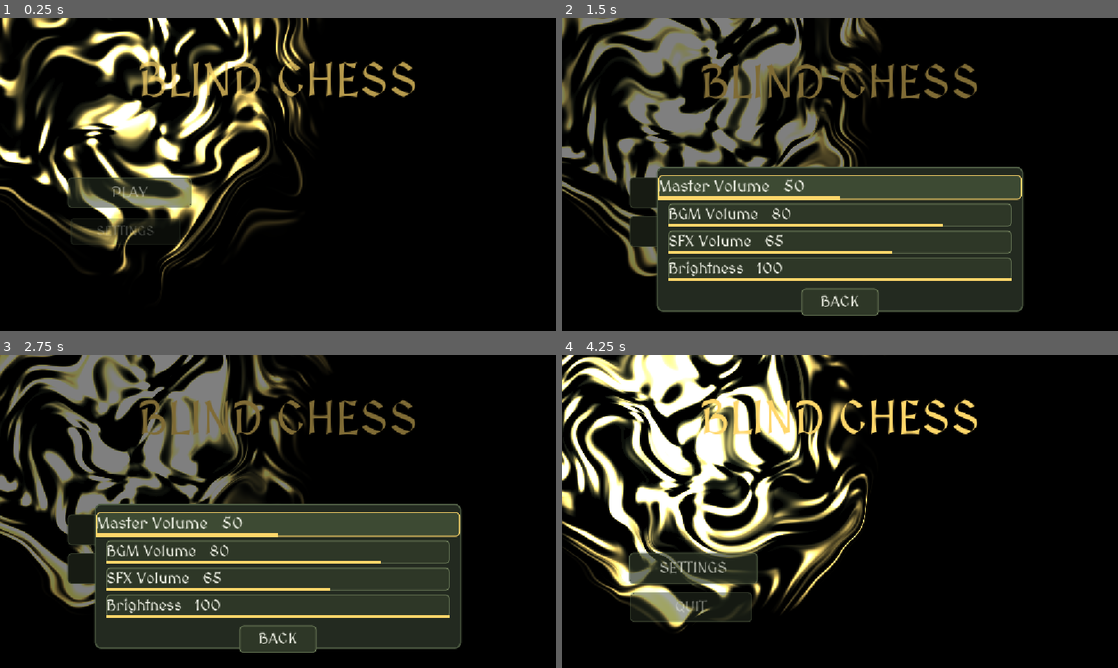
Above: before the commit, frames 1-4 (two rows, left to right).
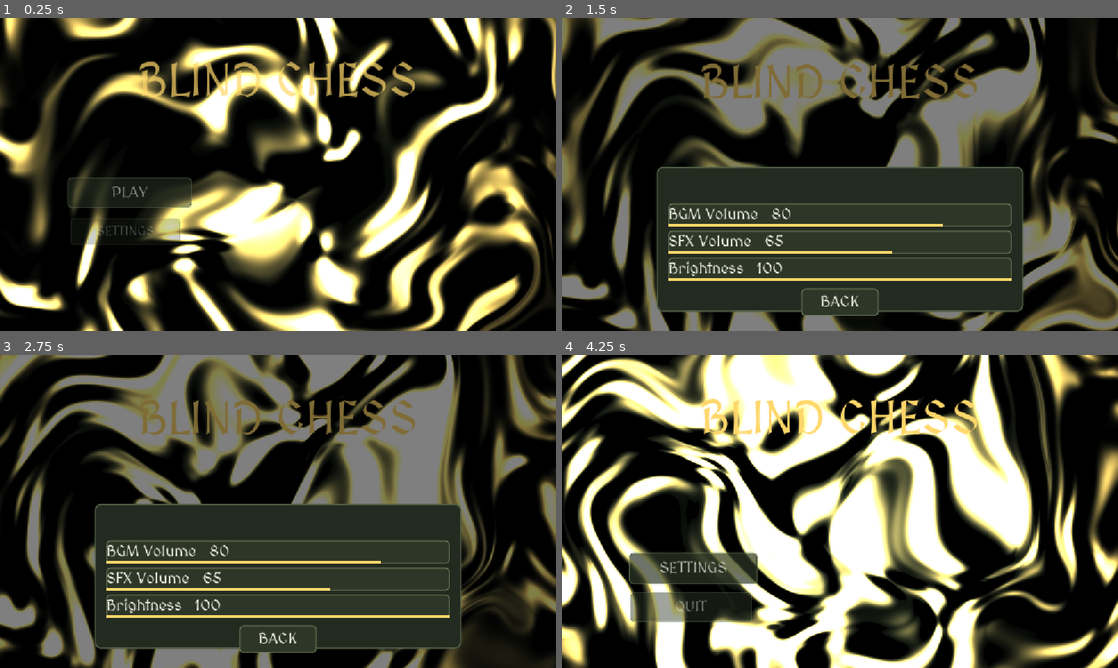
Above: after the commit, the same moments.

Repository: WMsans/blind-chess
Game: Godot game, scene res://scenes/menu.tscn
Two runs of this game, one before a commit and one after it. Both use one fixed random seed, a clock stepped at 60 frames per second and the inputs below.
Inputs (mouse positions are in pixels of both pictures, inside the frame that each line leads up to):
- Up to frame 1 (0.25 s): no input
- Up to frame 2 (1.5 s): click "SETTINGS" at 0.5 s; click (840, 187) at 1.25 s, where only the run before the commit has a clickable "Master Volume 50"
- Up to frame 3 (2.75 s): click (127, 530) at 2 s, where only the run before the commit has a clickable "PLAY"
- Up to frame 4 (4.25 s): click (689, 530) at 2.75 s, where only the run before the commit has a clickable "PLAY"; move the mouse to (962, 495) at 3.52 s; hold Right (ui_right) from 3.53 s (still down); click (962, 495) at 3.67 s

The runs differ from the first frame. In frame 1, 49% of the frame differs, in the area x 0-100%, y 0-100%; in frame 2, 43%; in frame 3, 44%; in frame 4, 63%.

Commit message:
fix: settings input, focus handoff, and background centering

Diff:
--- a/assets/shaders/menu_background.gdshader
+++ b/assets/shaders/menu_background.gdshader
@@ -46,7 +46,7 @@
 	float MicroChaos = 3.5;
 	float NoiseOverlay = 4.0;
 
-	vec2 RENDERSIZE = 1.0 / (SCREEN_PIXEL_SIZE * 2.0);
+	vec2 RENDERSIZE = 1.0 / SCREEN_PIXEL_SIZE;
 	vec2 uv = (FRAGCOORD.xy - 0.5 * RENDERSIZE.xy) / RENDERSIZE.y;
 	float t = TIME * 0.42 * FlowSpeed * (speed / 0.35);
 
--- a/scripts/ui/menu.gd
+++ b/scripts/ui/menu.gd
@@ -51,7 +51,9 @@
 		i += 1
 	var wait: float = 0.14 + UiMotion.APPEAR_STAGGER * (buttons.size() - 1) + UiMotion.APPEAR_TIME
 	await get_tree().create_timer(wait).timeout
-	if not _leaving:
+	# A player can open settings before the entrance finishes; do not steal
+	# focus back to Play behind the open sheet.
+	if not _leaving and not SettingsPanel.visible:
 		buttons[0].grab_focus()
 
 
@@ -70,6 +72,8 @@
 		return
 	var i := 0
 	for b in Buttons.get_children():
+		b.focus_mode = Control.FOCUS_ALL
+		b.mouse_filter = Control.MOUSE_FILTER_STOP
 		b.appear(UiMotion.APPEAR_STAGGER * i)
 		i += 1
 	Buttons.get_child(0).grab_focus()
@@ -78,6 +82,10 @@
 func _dismiss_buttons(delay := 0.0) -> void:
 	var i := 0
 	for b in Buttons.get_children():
+		# A button that is animating out must not stay focusable or clickable,
+		# or ui_accept would fire it behind the settings panel.
+		b.focus_mode = Control.FOCUS_NONE
+		b.mouse_filter = Control.MOUSE_FILTER_IGNORE
 		b.dismiss(delay + UiMotion.DISMISS_STAGGER * i)
 		i += 1
 
--- a/scripts/ui/setting_row.gd
+++ b/scripts/ui/setting_row.gd
@@ -37,12 +37,21 @@
 	_label.add_theme_color_override("font_color", UiMotion.CREAM)
 	add_child(_label)
 	resized.connect(_refresh)
+	# AnimatedButton switches processing off when it is not holding, which would
+	# also stop the direction poll; focus re-arms it.
+	focus_entered.connect(func(): set_process(true))
 	set_process(true)
 	_refresh()
 
 
 func _process(delta: float) -> void:
 	super._process(delta)
+	# AnimatedButton switches processing off whenever it is not holding. The
+	# direction poll needs it back on while this row owns focus.
+	if not has_focus():
+		_dir = 0
+		return
+	set_process(true)
 	# Left/right are polled so a held key keeps stepping even if the release
 	# event lands on another control.
 	var d := 0
@@ -68,11 +77,25 @@
 		_step(_dir)
 
 
-## Swallow left/right so the viewport does not move focus off the row while the
-## player is adjusting a value.
-func _gui_input(event: InputEvent) -> void:
-	if event.is_action_pressed("ui_left") or event.is_action_pressed("ui_right"):
-		accept_event()
+## Left/right adjust the value and must not move focus off the row. Handling
+## them in _input (before the viewport's focus navigation) and marking them
+## handled leaves BaseButton's own mouse handling intact.
+func _input(event: InputEvent) -> void:
+	if not has_focus() or not visible:
+		return
+	if event.is_action_pressed("ui_right"):
+		_press_dir(1)
+		get_viewport().set_input_as_handled()
+	elif event.is_action_pressed("ui_left"):
+		_press_dir(-1)
+		get_viewport().set_input_as_handled()
+
+
+func _press_dir(dir: int) -> void:
+	_dir = dir
+	_dir_time = 0.0
+	_repeat_clock = 0.0
+	_step(dir)
 
 
 func set_value(v: int) -> void:
--- a/scripts/ui/settings_menu.gd
+++ b/scripts/ui/settings_menu.gd
@@ -45,6 +45,7 @@
 		if row is Button:
 			row.appear(0.06 + UiMotion.APPEAR_STAGGER * i)
 			i += 1
+	Rows.get_node("MasterVolume").grab_focus()
 
 
 func close() -> void:
--- a/tests/test_ui.gd
+++ b/tests/test_ui.gd
@@ -27,6 +27,8 @@
 	await _test_setting_row()
 	await _test_promotion()
 	await _test_menu()
+	await _test_settings_input()
+	await _test_menu_focus()
 	print("RESULT: %d failure(s)" % _fails)
 	quit(1 if _fails > 0 else 0)
 
@@ -142,3 +144,43 @@
 	menu.push_data_to_manager()
 	_check(root.get_node("Savemanager").get_setting("Master Volume") == 42, "window close persists live values")
 	menu.queue_free()
+
+func _test_settings_input() -> void:
+	print("settings_input")
+	var menu: Control = load("res://scenes/menu.tscn").instantiate()
+	root.add_child(menu)
+	await create_timer(0.8).timeout
+	var panel: Control = menu.get_node("SettingsPanel")
+	panel.open()
+	await create_timer(0.5).timeout
+	var row = panel.get_node("Rows/MasterVolume")
+	row.set_value(row.min_value)
+	row.grab_focus()
+	var before: int = row.value
+	_press_key(KEY_RIGHT, true)
+	await create_timer(UiMotion.HOLD_DELAY + UiMotion.REPEAT_INTERVAL * 3.0 + 0.25).timeout
+	_press_key(KEY_RIGHT, false)
+	await create_timer(0.1).timeout
+	_check(row.value >= before + 3, "holding ui_right repeats the step")
+	menu.queue_free()
+
+
+func _press_key(code: int, pressed: bool) -> void:
+	var ev := InputEventKey.new()
+	ev.physical_keycode = code
+	ev.keycode = code
+	ev.pressed = pressed
+	Input.parse_input_event(ev)
+
+func _test_menu_focus() -> void:
+	print("menu_focus")
+	var menu: Control = load("res://scenes/menu.tscn").instantiate()
+	root.add_child(menu)
+	await create_timer(0.6).timeout
+	var play = menu.get_node("Buttons/Play")
+	play.grab_focus()
+	menu._on_settings()
+	await create_timer(0.4).timeout
+	_check(play.focus_mode == Control.FOCUS_NONE, "dismissed menu button cannot take focus")
+	_check(not play.has_focus(), "focus is not on a dismissed menu button")
+	menu.queue_free()
